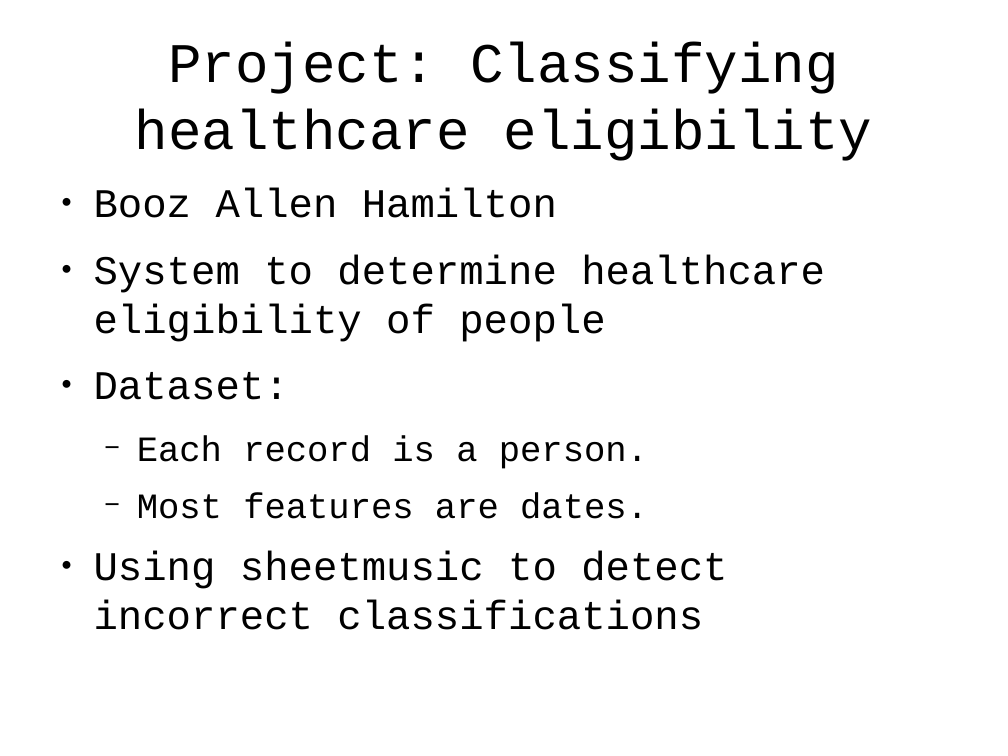
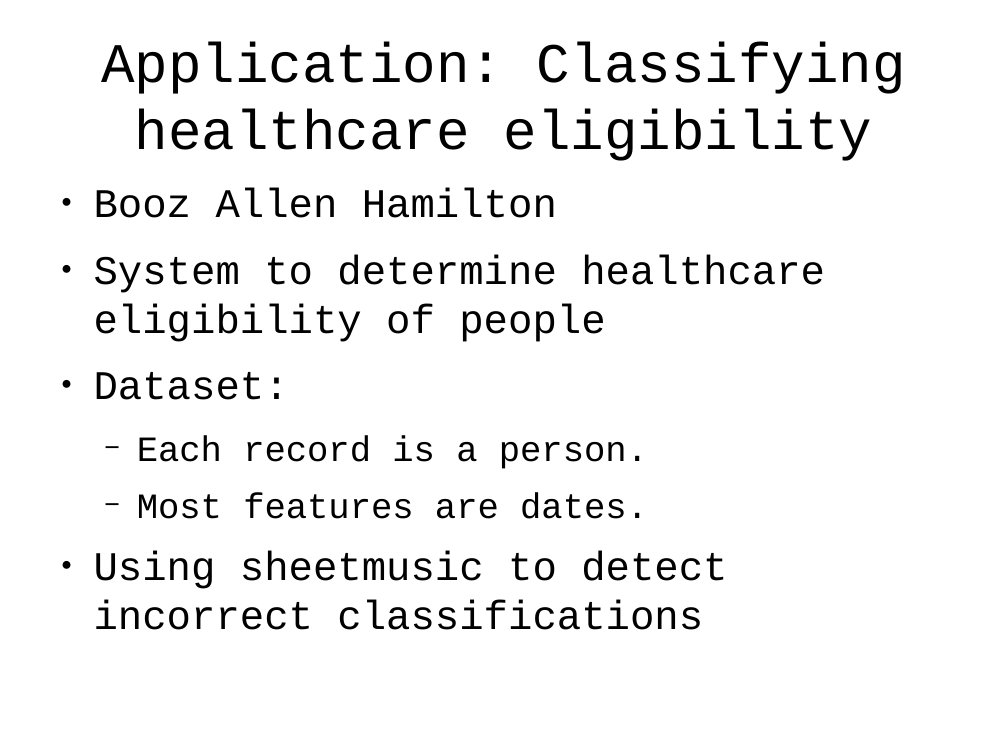
Before and after one commit to tlevine/gastronomification-big-data-talk, a slide deck: slide 5 of big-senses.odp (slide 3 before the commit). Drawn at 1008x756 pixels with LibreOffice and Linux fonts; fonts in the diff are those of the drawing; background and template pictures are left out. Boxes give left, top, right and bottom in pixels: in the first picture for what was removed or moved away, otherwise in the second. Text is boxed around its words. In the diff, an @@ line names an element or a change of style, - is before the commit and + after.

```diff
--- a/big-senses.odp
+++ b/big-senses.odp
@@ title at <box>101,42,906,161</box>: text changed @@
-Project: Classifying healthcare eligibility
+Application: Classifying healthcare eligibility
```
Also in this commit, not shown: 3 slides added.
